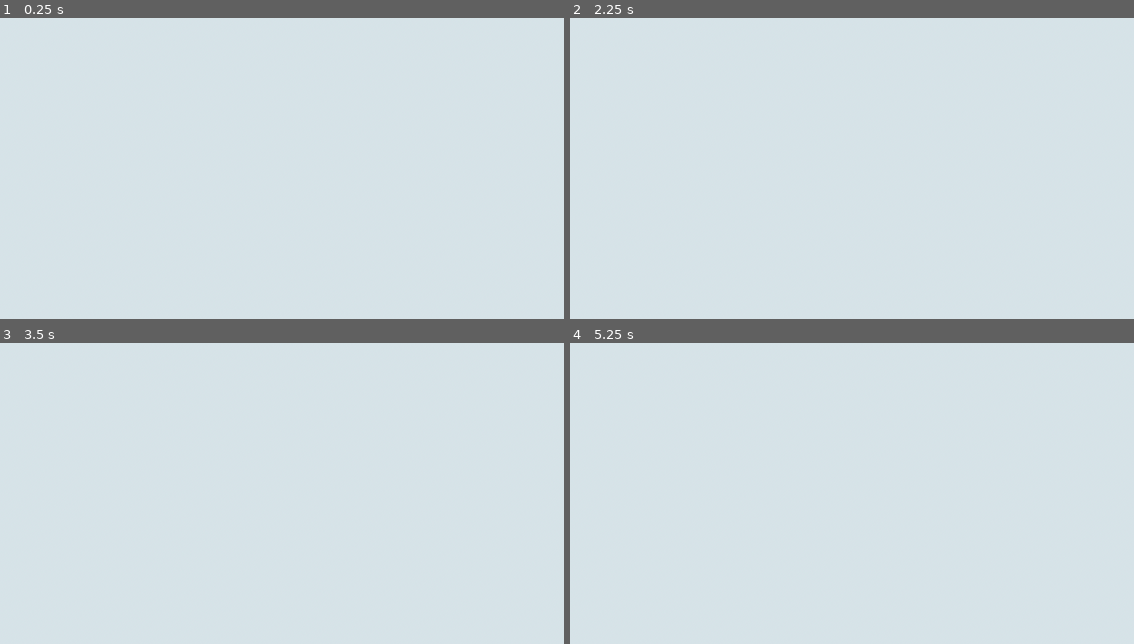
Above: before the commit, frames 1-4 (two rows, left to right).
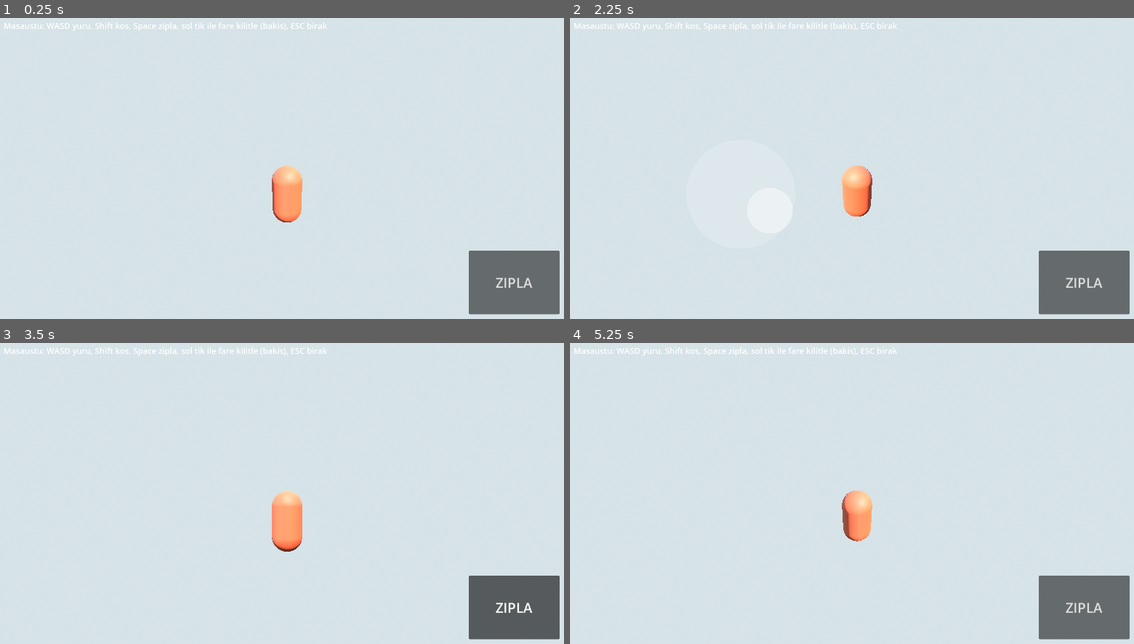
Above: after the commit, the same moments.

Repository: mehmetdem2005/Terrain
Game: Godot game, scene res://scenes/main.tscn
Two runs of this game, one before a commit and one after it. Both use one fixed random seed, a clock stepped at 60 frames per second and the inputs below.
Inputs (mouse positions are in pixels of both pictures, inside the frame that each line leads up to):
- Up to frame 1 (0.25 s): no input
- Up to frame 2 (2.25 s): click (1083, 282) at 0.5 s, where only the run after the commit has a clickable "ZIPLA"; tap Enter at 1.25 s; move the mouse to (987, 162) at 1.27 s; hold D (move_right, bound only after the commit) 1.28-2 s; hold Shift (sprint, bound only after the commit) 1.28-2 s; click (987, 162) at 1.42 s; tap Space (jump, bound only after the commit) at 1.52, 1.82, 2 s; tap E at 1.55 s; drag from (739, 195) to (829, 243) at 2.02 s
- Up to frame 3 (3.5 s): move the mouse to (344, 430) at 2.77 s; hold D (move_right, bound only after the commit) from 2.78 s (still down); hold Space (jump, bound only after the commit) from 2.78 s (still down); click (344, 430) at 2.92 s; tap Shift (sprint, bound only after the commit) at 3.05 s
- Up to frame 4 (5.25 s): release D (move_right, bound only after the commit) at 3.5 s; release Space (jump, bound only after the commit) at 3.5 s; tap Enter at 3.5 s; drag from (829, 568) to (682, 454) at 3.52 s; move the mouse to (1032, 550) at 4.27 s; hold A (move_left, bound only after the commit) 4.28-5 s; hold E 4.28-5 s; click (1032, 550) at 4.42 s; tap Space (jump, bound only after the commit) at 4.52, 4.55, 4.82, 5 s; tap Escape at 4.9 s; drag from (682, 454) to (767, 421) at 5.02 s

The runs differ from the first frame. In frame 1, 4.6% of the frame differs, in the area x 0-100%, y 1-99%; in frame 2, 4.5%; in frame 3, 4.7%; in frame 4, 4.5%.

Commit message:
feat: test oyuncu (kapsul) + ucuncu sahis kamera + klavye/sanal joystick
- player.gd: CharacterBody3D, yer cekimi, kosma, zicrama; kamera yonune
  gore hareket; ESC/sol-tik fare kilidi; sag yari surukle bakis
- virtual_joystick.gd: mobil dokunma + masaustu fare ile floating joystick
- terrain_chunk_manager: get_terrain_height() (oyuncuyu zemine oturtma) +
  "terrain" grubu; collision artik oyuncuyu takip eder (target -> Player)
- main.tscn: FlyCamera kaldirildi; Player + CameraPivot/SpringArm/Camera +
  TouchUI (joystick, ZIPLA dugmesi, ipucu etiketi)
- project.godot: WASD/oklar/Space/Shift input haritasi

Diff:
--- a/project.godot
+++ b/project.godot
@@ -15,6 +15,43 @@
 window/size/viewport_width=1280
 window/size/viewport_height=720
 
+[input]
+
+move_forward={
+"deadzone": 0.5,
+"events": [Object(InputEventKey,"resource_local_to_scene":false,"resource_name":"","device":-1,"window_id":0,"alt_pressed":false,"shift_pressed":false,"ctrl_pressed":false,"meta_pressed":false,"pressed":false,"keycode":0,"physical_keycode":87,"key_label":0,"unicode":0,"location":0,"echo":false,"script":null)
+, Object(InputEventKey,"resource_local_to_scene":false,"resource_name":"","device":-1,"window_id":0,"alt_pressed":false,"shift_pressed":false,"ctrl_pressed":false,"meta_pressed":false,"pressed":false,"keycode":0,"physical_keycode":4194320,"key_label":0,"unicode":0,"location":0,"echo":false,"script":null)
+]
+}
+move_back={
+"deadzone": 0.5,
+"events": [Object(InputEventKey,"resource_local_to_scene":false,"resource_name":"","device":-1,"window_id":0,"alt_pressed":false,"shift_pressed":false,"ctrl_pressed":false,"meta_pressed":false,"pressed":false,"keycode":0,"physical_keycode":83,"key_label":0,"unicode":0,"location":0,"echo":false,"script":null)
+, Object(InputEventKey,"resource_local_to_scene":false,"resource_name":"","device":-1,"window_id":0,"alt_pressed":false,"shift_pressed":false,"ctrl_pressed":false,"meta_pressed":false,"pressed":false,"keycode":0,"physical_keycode":4194322,"key_label":0,"unicode":0,"location":0,"echo":false,"script":null)
+]
+}
+move_left={
+"deadzone": 0.5,
+"events": [Object(InputEventKey,"resource_local_to_scene":false,"resource_name":"","device":-1,"window_id":0,"alt_pressed":false,"shift_pressed":false,"ctrl_pressed":false,"meta_pressed":false,"pressed":false,"keycode":0,"physical_keycode":65,"key_label":0,"unicode":0,"location":0,"echo":false,"script":null)
+, Object(InputEventKey,"resource_local_to_scene":false,"resource_name":"","device":-1,"window_id":0,"alt_pressed":false,"shift_pressed":false,"ctrl_pressed":false,"meta_pressed":false,"pressed":false,"keycode":0,"physical_keycode":4194319,"key_label":0,"unicode":0,"location":0,"echo":false,"script":null)
+]
+}
+move_right={
+"deadzone": 0.5,
+"events": [Object(InputEventKey,"resource_local_to_scene":false,"resource_name":"","device":-1,"window_id":0,"alt_pressed":false,"shift_pressed":false,"ctrl_pressed":false,"meta_pressed":false,"pressed":false,"keycode":0,"physical_keycode":68,"key_label":0,"unicode":0,"location":0,"echo":false,"script":null)
+, Object(InputEventKey,"resource_local_to_scene":false,"resource_name":"","device":-1,"window_id":0,"alt_pressed":false,"shift_pressed":false,"ctrl_pressed":false,"meta_pressed":false,"pressed":false,"keycode":0,"physical_keycode":4194321,"key_label":0,"unicode":0,"location":0,"echo":false,"script":null)
+]
+}
+jump={
+"deadzone": 0.5,
+"events": [Object(InputEventKey,"resource_local_to_scene":false,"resource_name":"","device":-1,"window_id":0,"alt_pressed":false,"shift_pressed":false,"ctrl_pressed":false,"meta_pressed":false,"pressed":false,"keycode":0,"physical_keycode":32,"key_label":0,"unicode":0,"location":0,"echo":false,"script":null)
+]
+}
+sprint={
+"deadzone": 0.5,
+"events": [Object(InputEventKey,"resource_local_to_scene":false,"resource_name":"","device":-1,"window_id":0,"alt_pressed":false,"shift_pressed":false,"ctrl_pressed":false,"meta_pressed":false,"pressed":false,"keycode":0,"physical_keycode":4194325,"key_label":0,"unicode":0,"location":0,"echo":false,"script":null)
+]
+}
+
 [rendering]
 
 renderer/rendering_method="mobile"
--- a/scenes/main.tscn
+++ b/scenes/main.tscn
@@ -1,9 +1,10 @@
-[gd_scene load_steps=8 format=3]
+[gd_scene load_steps=12 format=3]
 
 [ext_resource type="Script" path="res://scripts/terrain_chunk_manager.gd" id="1_mgr"]
 [ext_resource type="Shader" path="res://terrain/terrain_displacement.gdshader" id="2_shd"]
-[ext_resource type="Script" path="res://scripts/fly_camera.gd" id="3_cam"]
 [ext_resource type="Script" path="res://scripts/terrain_baker.gd" id="4_bake"]
+[ext_resource type="Script" path="res://scripts/player.gd" id="5_ply"]
+[ext_resource type="Script" path="res://scripts/virtual_joystick.gd" id="6_joy"]
 
 [sub_resource type="ProceduralSkyMaterial" id="Sky_mat"]
 sky_top_color = Color(0.38, 0.55, 0.78, 1)
@@ -25,13 +26,25 @@
 fog_light_color = Color(0.72, 0.79, 0.82, 1)
 fog_density = 0.00009
 
+[sub_resource type="CapsuleShape3D" id="Caps_shape"]
+radius = 0.5
+height = 2.0
+
+[sub_resource type="CapsuleMesh" id="Caps_mesh"]
+radius = 0.5
+height = 2.0
+
+[sub_resource type="StandardMaterial3D" id="Ply_mat"]
+albedo_color = Color(0.85, 0.35, 0.22, 1)
+roughness = 0.6
+
 [node name="Main" type="Node3D"]
 
 [node name="TerrainChunkManager" type="Node3D" parent="."]
 script = ExtResource("1_mgr")
 height_file = "res://terrain/height.bin"
 meta_file = "res://terrain/cdlod_meta.json"
-target_path = NodePath("../FlyCamera")
+target_path = NodePath("../Player")
 world_size = 5120.0
 height_scale = 340.0
 auto_center = true
@@ -54,11 +67,32 @@
 lod_levels = 7
 leaf_grid = 32
 
-[node name="FlyCamera" type="Camera3D" parent="."]
-transform = Transform3D(0.75460553, 0.31238446, -0.5770498, 0, 0.8794095, 0.4760661, 0.6561787, -0.3592421, 0.66360724, -2000, 1800, 2300)
+[node name="Player" type="CharacterBody3D" parent="."]
+transform = Transform3D(1, 0, 0, 0, 1, 0, 0, 0, 1, 0, 400, 0)
+collision_layer = 2
+collision_mask = 1
+script = ExtResource("5_ply")
+
+[node name="Collision" type="CollisionShape3D" parent="Player"]
+transform = Transform3D(1, 0, 0, 0, 1, 0, 0, 0, 1, 0, 1, 0)
+shape = SubResource("Caps_shape")
+
+[node name="Mesh" type="MeshInstance3D" parent="Player"]
+transform = Transform3D(1, 0, 0, 0, 1, 0, 0, 0, 1, 0, 1, 0)
+mesh = SubResource("Caps_mesh")
+surface_material_override/0 = SubResource("Ply_mat")
+
+[node name="CameraPivot" type="Node3D" parent="Player"]
+transform = Transform3D(1, 0, 0, 0, 1, 0, 0, 0, 1, 0, 1.6, 0)
+
+[node name="SpringArm3D" type="SpringArm3D" parent="Player/CameraPivot"]
+spring_length = 7.0
+margin = 0.2
+collision_mask = 1
+
+[node name="Camera3D" type="Camera3D" parent="Player/CameraPivot/SpringArm3D"]
 current = true
 far = 9000.0
-script = ExtResource("3_cam")
 
 [node name="DirectionalLight3D" type="DirectionalLight3D" parent="."]
 transform = Transform3D(0.866025, -0.353553, 0.353553, 0, 0.707107, 0.707107, -0.5, -0.612372, 0.612372, 0, 200, 0)
@@ -66,3 +100,39 @@
 
 [node name="WorldEnvironment" type="WorldEnvironment" parent="."]
 environment = SubResource("Env")
+
+[node name="TouchUI" type="CanvasLayer" parent="."]
+
+[node name="Joystick" type="Control" parent="TouchUI"]
+anchors_preset = -1
+anchor_top = 0.4
+anchor_right = 0.55
+anchor_bottom = 1.0
+grow_horizontal = 1
+grow_vertical = 0
+mouse_filter = 1
+script = ExtResource("6_joy")
+
+[node name="JumpButton" type="Button" parent="TouchUI" groups=["jumpbtn"]]
+anchors_preset = 3
+anchor_left = 1.0
+anchor_top = 1.0
+anchor_right = 1.0
+anchor_bottom = 1.0
+offset_left = -240.0
+offset_top = -200.0
+offset_right = -40.0
+offset_bottom = -60.0
+grow_horizontal = 0
+grow_vertical = 0
+theme_override_font_sizes/font_size = 30
+text = "ZIPLA"
+
+[node name="Hint" type="Label" parent="TouchUI"]
+anchors_preset = 0
+offset_left = 16.0
+offset_top = 12.0
+offset_right = 760.0
+offset_bottom = 40.0
+theme_override_font_sizes/font_size = 18
+text = "Masaustu: WASD yuru, Shift kos, Space zipla, sol tik ile fare kilitle (bakis), ESC birak"
--- /dev/null
+++ b/scripts/player.gd
@@ -0,0 +1,130 @@
+extends CharacterBody3D
+# =====================================================================
+#  TEST OYUNCU  -  kapsul govde + ucuncu sahis kamera + kontrol
+#  Masaustu : WASD/oklar yuru, Shift kos, Space zipla, sol tik fare
+#             kilitle (bakis), ESC birak.
+#  Mobil    : sol-alt sanal joystick yuru, sag yari surukle bakis,
+#             ZIPLA dugmesi.
+#  Terrain collision'i bu dugumu takip eder (TerrainChunkManager
+#  target_path -> Player).
+# =====================================================================
+
+@export var move_speed: float = 14.0
+@export var sprint_mult: float = 2.2
+@export var jump_velocity: float = 9.0
+@export var gravity: float = 26.0
+@export var mouse_sensitivity: float = 0.0026
+@export var touch_sensitivity: float = 0.0050
+@export var min_pitch: float = -1.30
+@export var max_pitch: float = 0.45
+## Spawn icin dunya (x,z). auto_center acikken (0,0) arazinin ortasidir.
+@export var spawn_xz: Vector2 = Vector2(0.0, 0.0)
+@export var spawn_clearance: float = 4.0
+
+@onready var _pivot: Node3D = $CameraPivot
+@onready var _mesh: Node3D = $Mesh
+
+var _yaw: float = 0.0
+var _pitch: float = -0.35
+var _joystick: Control = null
+var _mgr: Node = null
+
+
+func _ready() -> void:
+	_joystick = get_tree().get_first_node_in_group("vjoystick") as Control
+	_mgr = get_tree().get_first_node_in_group("terrain")
+	var jb := get_tree().get_first_node_in_group("jumpbtn")
+	if jb != null and jb.has_signal("pressed"):
+		jb.pressed.connect(_try_jump)
+	# manager _ready (heightmap yukleme) bittikten sonra zemine otur
+	await get_tree().process_frame
+	await get_tree().process_frame
+	_snap_to_ground()
+
+
+func _snap_to_ground() -> void:
+	var h := 0.0
+	if _mgr != null and _mgr.has_method("get_terrain_height"):
+		h = _mgr.get_terrain_height(spawn_xz.x, spawn_xz.y)
+	global_position = Vector3(spawn_xz.x, h + spawn_clearance, spawn_xz.y)
+	velocity = Vector3.ZERO
+
+
+func _try_jump() -> void:
+	if is_on_floor():
+		velocity.y = jump_velocity
+
+
+func _unhandled_input(e: InputEvent) -> void:
+	if e is InputEventMouseButton and e.pressed \
+			and e.button_index == MOUSE_BUTTON_LEFT:
+		Input.mouse_mode = Input.MOUSE_MODE_CAPTURED
+	elif e is InputEventKey and e.pressed and e.keycode == KEY_ESCAPE:
+		Input.mouse_mode = Input.MOUSE_MODE_VISIBLE
+	elif e is InputEventMouseMotion \
+			and Input.mouse_mode == Input.MOUSE_MODE_CAPTURED:
+		_look(-e.relative.x * mouse_sensitivity,
+			   -e.relative.y * mouse_sensitivity)
+	elif e is InputEventScreenDrag:
+		# sag yari = kamera bakis (joystick'in kullandigi parmak haric)
+		var ji := -123
+		if _joystick != null and _joystick.has_method("get_active_index"):
+			ji = _joystick.get_active_index()
+		var half := get_viewport().get_visible_rect().size.x * 0.5
+		if e.index != ji and e.position.x > half:
+			_look(-e.relative.x * touch_sensitivity,
+				  -e.relative.y * touch_sensitivity)
+
+
+func _look(dyaw: float, dpitch: float) -> void:
+	_yaw = wrapf(_yaw + dyaw, -PI, PI)
+	_pitch = clampf(_pitch + dpitch, min_pitch, max_pitch)
+
+
+func _move_input() -> Vector2:
+	# klavye
+	var v := Vector2.ZERO
+	if Input.is_action_pressed("move_forward"):  v.y += 1.0
+	if Input.is_action_pressed("move_back"):     v.y -= 1.0
+	if Input.is_action_pressed("move_left"):     v.x -= 1.0
+	if Input.is_action_pressed("move_right"):    v.x += 1.0
+	# joystick (varsa ekle)
+	if _joystick != null and _joystick.has_method("get_value"):
+		v += _joystick.get_value()
+	if v.length() > 1.0:
+		v = v.normalized()
+	return v
+
+
+func _physics_process(dt: float) -> void:
+	# kamera donusu
+	_pivot.rotation = Vector3(_pitch, _yaw, 0.0)
+
+	var mv := _move_input()
+	var fwd := -Vector3(sin(_yaw), 0.0, cos(_yaw))   # _yaw yonu
+	var right := Vector3(cos(_yaw), 0.0, -sin(_yaw))
+	var dir := (fwd * mv.y + right * mv.x)
+	if dir.length() > 1.0:
+		dir = dir.normalized()
+
+	var spd := move_speed
+	if Input.is_action_pressed("sprint"):
+		spd *= sprint_mult
+
+	velocity.x = dir.x * spd
+	velocity.z = dir.z * spd
+
+	if is_on_floor():
+		if Input.is_action_pressed("jump"):
+			velocity.y = jump_velocity
+		elif velocity.y < 0.0:
+			velocity.y = -2.0
+	else:
+		velocity.y -= gravity * dt
+
+	move_and_slide()
+
+	# govde, gittigi yone donsun
+	if dir.length() > 0.05:
+		var target_y := atan2(-dir.x, -dir.z)
+		_mesh.rotation.y = lerp_angle(_mesh.rotation.y, target_y, 12.0 * dt)
--- a/scripts/terrain_chunk_manager.gd
+++ b/scripts/terrain_chunk_manager.gd
@@ -83,6 +83,7 @@
 	if Engine.is_editor_hint():
 		_editor_refresh()
 		return
+	add_to_group("terrain")
 	if target_path != NodePath():
 		_target = get_node_or_null(target_path) as Node3D
 	if not _init_common():
@@ -343,6 +344,29 @@
 	return get_viewport().get_camera_3d()
 
 
+## Dunya (x,z) noktasindaki arazi yuksekligi (metre). Oyuncuyu zemine
+## oturtmak / spawn icin disaridan cagrilabilir. Bilineer ornekleme.
+func get_terrain_height(wx: float, wz: float) -> float:
+	if _height_img == null or _hr <= 1:
+		return height_offset
+	var u := clampf((wx - _world_min.x) / world_size, 0.0, 1.0)
+	var v := clampf((wz - _world_min.y) / world_size, 0.0, 1.0)
+	var fx := u * float(_hr - 1)
+	var fy := v * float(_hr - 1)
+	var x0 := int(floor(fx))
+	var y0 := int(floor(fy))
+	var x1 := mini(x0 + 1, _hr - 1)
+	var y1 := mini(y0 + 1, _hr - 1)
+	var tx := fx - float(x0)
+	var ty := fy - float(y0)
+	var h00 := _height_img.get_pixel(x0, y0).r
+	var h10 := _height_img.get_pixel(x1, y0).r
+	var h01 := _height_img.get_pixel(x0, y1).r
+	var h11 := _height_img.get_pixel(x1, y1).r
+	var h := lerpf(lerpf(h00, h10, tx), lerpf(h01, h11, tx), ty)
+	return h * height_scale + height_offset
+
+
 # === COLLISION (fareyi takip eden tek kayan pencere) =================
 func _update_collision() -> void:
 	var w := collision_window
--- /dev/null
+++ b/scripts/virtual_joystick.gd
@@ -0,0 +1,95 @@
+extends Control
+# =====================================================================
+#  SANAL JOYSTICK  -  Mobil dokunma + masaustu fare ile test edilebilir
+#  Kendi dikdortgeni icinde parmak/fare basinca taban orada belirir
+#  (floating tip), surukleyince yon verir. get_value() -> Vector2 (-1..1)
+# =====================================================================
+
+@export var max_radius: float = 120.0   # knob'un tabandan azami uzakligi (px)
+@export var dead_zone: float = 0.12      # bu degerin altindaki girdi 0 sayilir
+@export var base_color: Color = Color(1, 1, 1, 0.18)
+@export var knob_color: Color = Color(1, 1, 1, 0.42)
+
+var _value: Vector2 = Vector2.ZERO
+var _index: int = -99      # -99 yok, -1 fare, >=0 dokunma parmagi
+var _base: Vector2 = Vector2.ZERO
+var _knob: Vector2 = Vector2.ZERO
+
+
+func _ready() -> void:
+	add_to_group("vjoystick")
+	mouse_filter = Control.MOUSE_FILTER_PASS
+
+
+## Hareket girdisi: x = sag(+)/sol(-), y = ileri(+)/geri(-)
+func get_value() -> Vector2:
+	return _value
+
+
+## Kameranin yok sayacagi (joystick'in kullandigi) dokunma parmagi
+func get_active_index() -> int:
+	return _index
+
+
+func _in_zone(p: Vector2) -> bool:
+	return Rect2(global_position, size).has_point(p)
+
+
+func _input(event: InputEvent) -> void:
+	var pos: Vector2
+	var idx: int
+	var pressed: bool
+	var is_press_or_release := false
+
+	if event is InputEventScreenTouch:
+		pos = event.position
+		idx = event.index
+		pressed = event.pressed
+		is_press_or_release = true
+	elif event is InputEventMouseButton and event.button_index == MOUSE_BUTTON_LEFT:
+		pos = event.position
+		idx = -1
+		pressed = event.pressed
+		is_press_or_release = true
+	elif event is InputEventScreenDrag and event.index == _index:
+		_drag(event.position)
+		return
+	elif event is InputEventMouseMotion and _index == -1:
+		_drag(event.position)
+		return
+	else:
+		return
+
+	if is_press_or_release:
+		if pressed and _index == -99 and _in_zone(pos):
+			_index = idx
+			_base = pos
+			_knob = pos
+			_value = Vector2.ZERO
+			queue_redraw()
+			get_viewport().set_input_as_handled()
+		elif not pressed and idx == _index:
+			_index = -99
+			_value = Vector2.ZERO
+			queue_redraw()
+
+
+func _drag(p: Vector2) -> void:
+	var off := p - _base
+	if off.length() > max_radius:
+		off = off.normalized() * max_radius
+	_knob = _base + off
+	var v := off / max_radius
+	if v.length() < dead_zone:
+		v = Vector2.ZERO
+	# ekran y asagi pozitif -> ileri(+) icin ters cevir
+	_value = Vector2(v.x, -v.y)
+	queue_redraw()
+
+
+func _draw() -> void:
+	if _index == -99:
+		return
+	var c := _base - global_position
+	draw_circle(c, max_radius, base_color)
+	draw_circle(_knob - global_position, max_radius * 0.42, knob_color)
